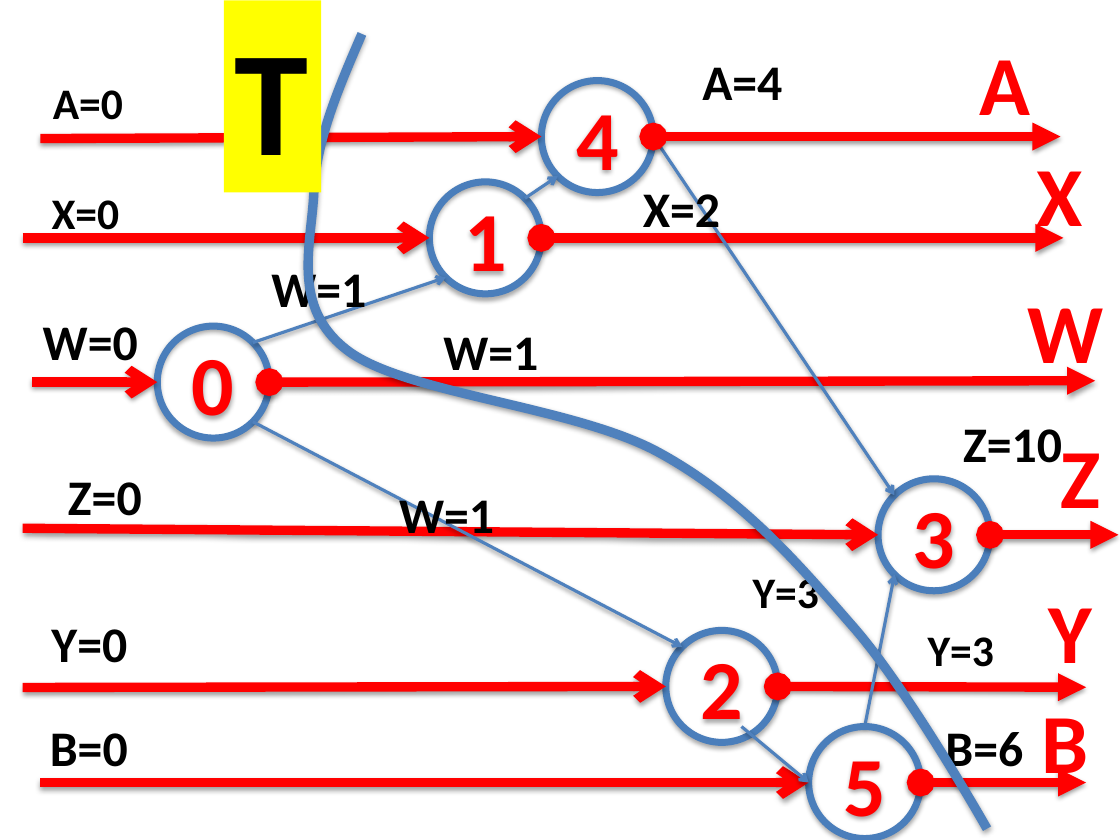
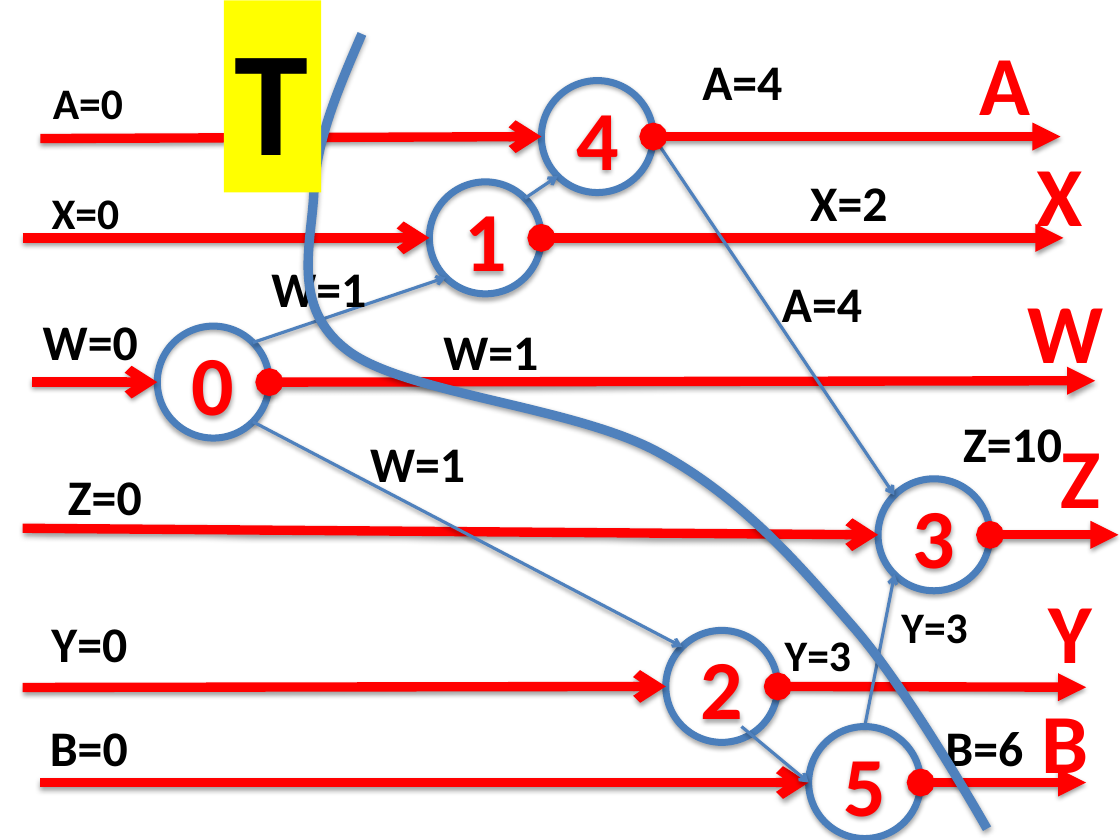
Before and after one commit to kmchandy/kmchandy.github.io, a slide deck: slide 6 of TimelineDiagrams/TimelineDiagrams.pptx. Drawn at 1120x840 pixels with LibreOffice and Linux fonts; fonts in the diff are those of the drawing. Boxes give left, top, right and bottom in pixels: in the first picture for what was removed or moved away, otherwise in the second. Text is boxed around its words. In the diff, an @@ line names an element or a change of style, - is before the commit and + after.

```diff
--- a/TimelineDiagrams/TimelineDiagrams.pptx
+++ b/TimelineDiagrams/TimelineDiagrams.pptx
@@ text "X=2" rewrapped from (x1=643, y1=186, x2=720, y2=239) to (x1=810, y1=188, x2=887, y2=221) @@
@@ text added at (x1=782, y1=289, x2=862, y2=335), 32 pt, text #000000, bold @@
+A=4
@@ text "W=1" rewrapped from (x1=399, y1=493, x2=494, y2=546) to (x1=370, y1=449, x2=465, y2=494) @@
@@ text "Y=3" moved from (x1=928, y1=637, x2=994, y2=667) to (x1=901, y1=614, x2=967, y2=644) @@
@@ text "Y=3" moved from (x1=753, y1=572, x2=819, y2=609) to (x1=785, y1=642, x2=851, y2=682) @@
```
Also in this commit, not shown: 1 other slide changed, 7 other files.
